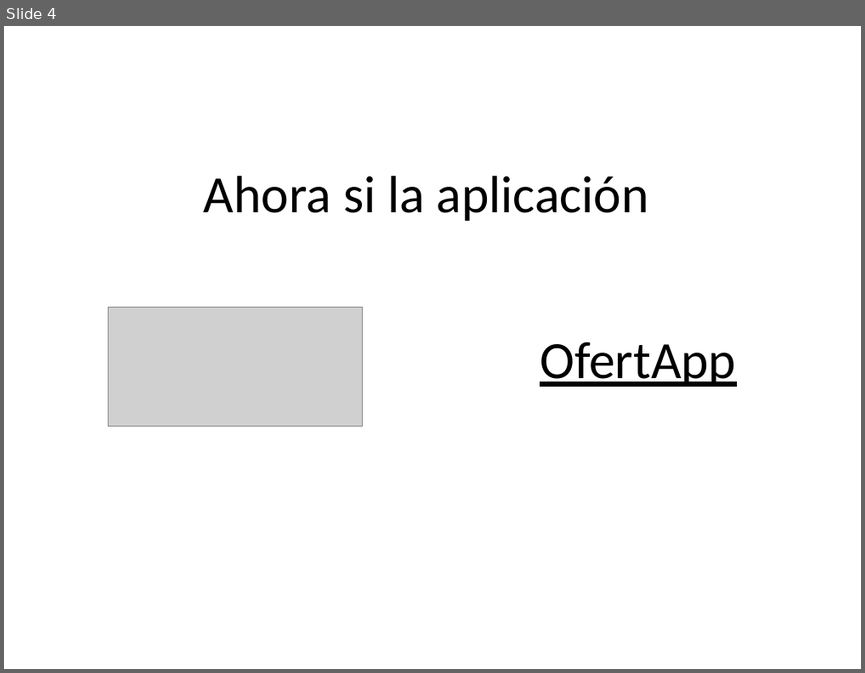
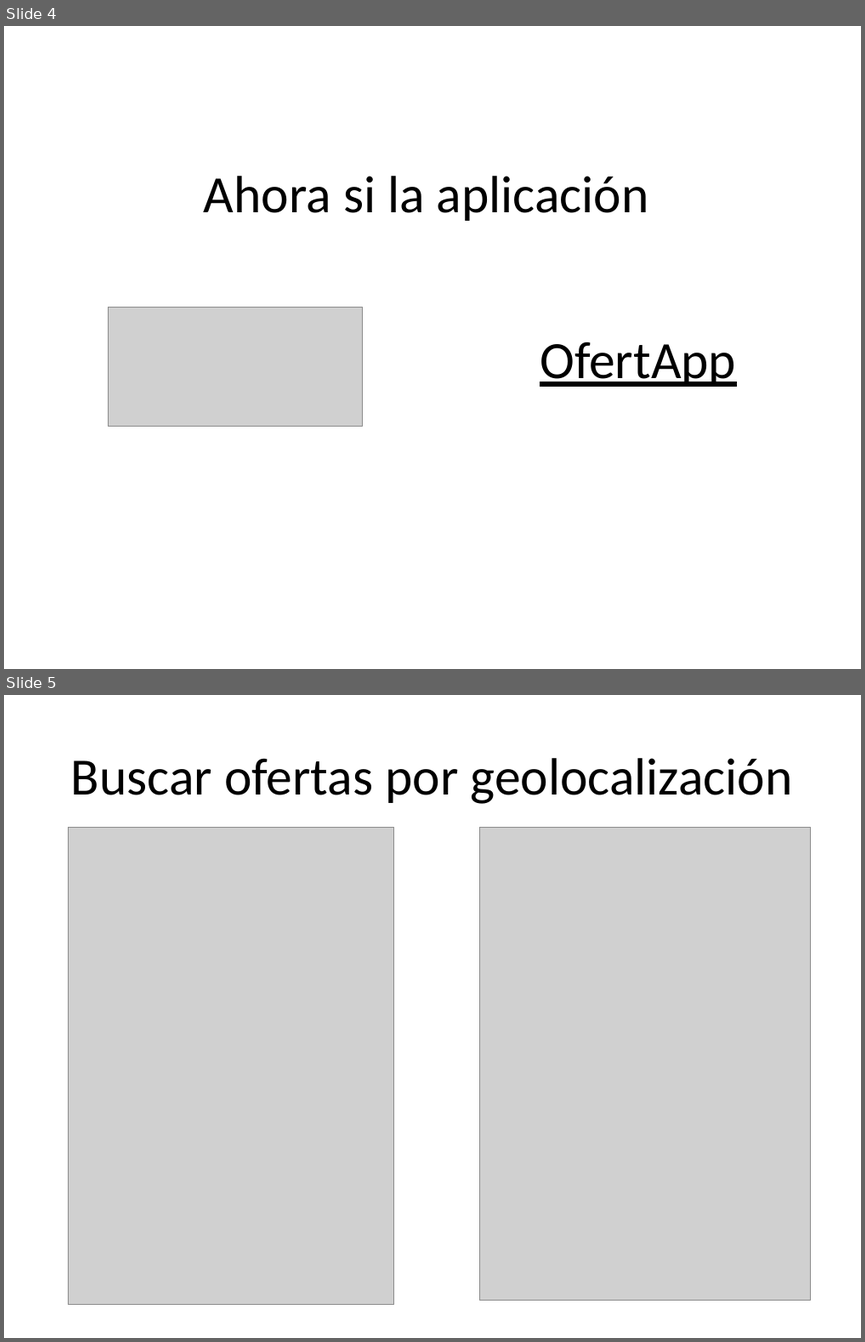
Before and after one commit to cristian4063/OfertaTrabajo, a slide deck: smartcities/themeforest-6705726-stroller-mobile-tablet-responsive-template/PresentacionOferta/OfertaEmpleo.pptx. Shown one above the other, each under a label of ours: slide 4 before the commit, slides 4 and 5 after it. The pictures are 865x673 and 865x1342 pixels, drawn with LibreOffice and Linux fonts; fonts in the diff are those of the drawing; grey boxes stand for pictures. Boxes give left, top, right and bottom in pixels: in the first picture for what was removed or moved away, otherwise in the second. Text is boxed around its words. In the diff, an @@ line names an element or a change of style, - is before the commit and + after.

```diff
--- a/smartcities/themeforest-6705726-stroller-mobile-tablet-responsive-template/PresentacionOferta/OfertaEmpleo.pptx
+++ b/smartcities/themeforest-6705726-stroller-mobile-tablet-responsive-template/PresentacionOferta/OfertaEmpleo.pptx
@@ slide 5 added at [4,695,861,1338], background #FFFFFF @@
@@ title added at [71,758,793,804], 44 pt, text #000000 @@
+Buscar ofertas por geolocalización
@@ picture added at [69,828,394,1304] @@
@@ picture added at [479,828,811,1300] @@
```
Also in this commit, not shown: 2 slides changed, 4 other slides added, 3 slides removed.
